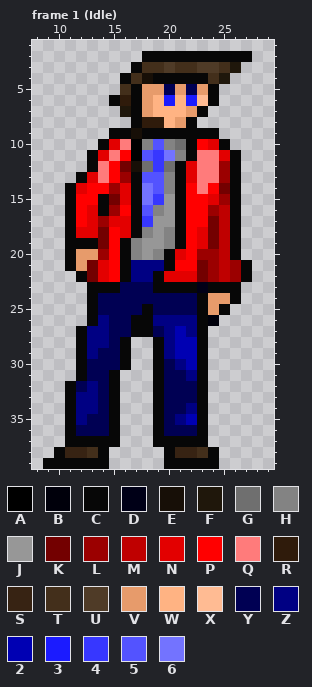
Two states of a pixel-art file, redguy_new.aseprite. The picture above is the old version.
40x40 pixels, 32 frames. Shown: frame 1 (Idle): x 8..29, y 1..39. The commit also changed other frames, which this record leaves out.
Palette (. is transparent): A #000000  B #00000b  C #070707  D #000017  E #170f07  F #1f170b  G #6f6f6f  H #838383  J #979797  K #730000  L #9b0000  M #bf0000  N #e30000  P #ff0000  Q #ff7b7b  R #2f1b0b  S #372313  T #432f1b  U #4f3b27  V #e79b6b  W #ffb383  X #ffbb93  Y #000053  Z #000083  2 #0000b3  3 #1b1bff  4 #3737ff  5 #5353ff  6 #7373ff
Pixels before, frame 1 (Idle), first column x 9:
 2 .........CCCCCCCCCC
 3 ........CTTUTTUUTF.
 4 .......CTECCCCCTF..
 5 .......TCVVYVYVC...
 6 ......CRCVW3W3XC...
 7 .......FCVWWWVC....
 8 ........CRRWVC.....
 9 ......CCECCCCCCC...
10 .....CNQAH5HGCPNC..
11 ....CNQPA546HCQQNC.
12 ....CQPKEG4GCNQQLC.
13 ...CNQPLC55HCNQQLC.
14 ..CNPPLNC65HCPQPKC.
15 ..CPPCKNC64JCPPNLC.
16 ..CPNCLPC5HJCPPLMC.
17 ..CPNLNNC4JJCPPKMC.
18 ..CNNKPNCHJHCPNKMC.
19 ..CCCKPCHJJHCPNKMC.
20 ..CVVLPCHJHCNPLLMC.
21 ..CVKNPCZZZCPPKLMLC
22 ...CKNPCZZCNNNKLMLC
23 ....CCCYYYCCCCDCCC.
24 ....CYYYYYYYYYCVVC.
25 ....CYYYYCYYYYCVC..
26 ....CZYYCCZZZZCB...
27 ...CZZYYCCYZ2ZC....
28 ...CZZYC..CZ22C....
29 ...CZYYC..CZ22C....
30 ...CYYYC..CYZ2C....
31 ...CYYC...CYYZC....
32 ..CYZYC...CYYYC....
33 ..CZZYC...CYYYC....
34 ..CZZYC...CYYZC....
35 ..CZYYC...CYZ2C....
36 ..CYYYC...CYYYC....
37 ..CCCCC...CCCCC....
38 .CSSTC.....CSSTC...
39 CCCCCC.....CCCCC...
New version:
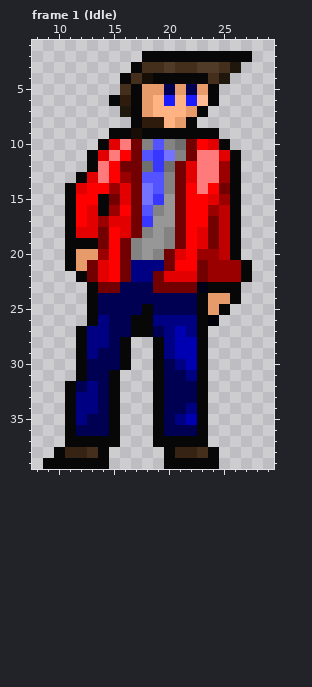
Changes in this commit:
Frame 1 (Idle), layer "New":
y 10..11: x 17 A -> K; x 22 C -> K
y 12: x 17 E -> K; x 21 C -> K
y 13..18: x 17 C -> K; x 21 C -> K
y 19: x 16 C -> K; x 21 C -> K
y 20: x 16 C -> K; x 20 C -> K
y 21: x 16 C -> K; x 20 C -> K; x 25 M -> L
y 22: x 16 C -> K; x 19 C -> K; x 25 M -> L
y 23: x 14..15 CC -> KK; x 19..22 CCCC -> KKKK
Where, in picture pixels (left, top, right, bottom), the same in both pictures:
changed: (98, 139, 230, 293)
